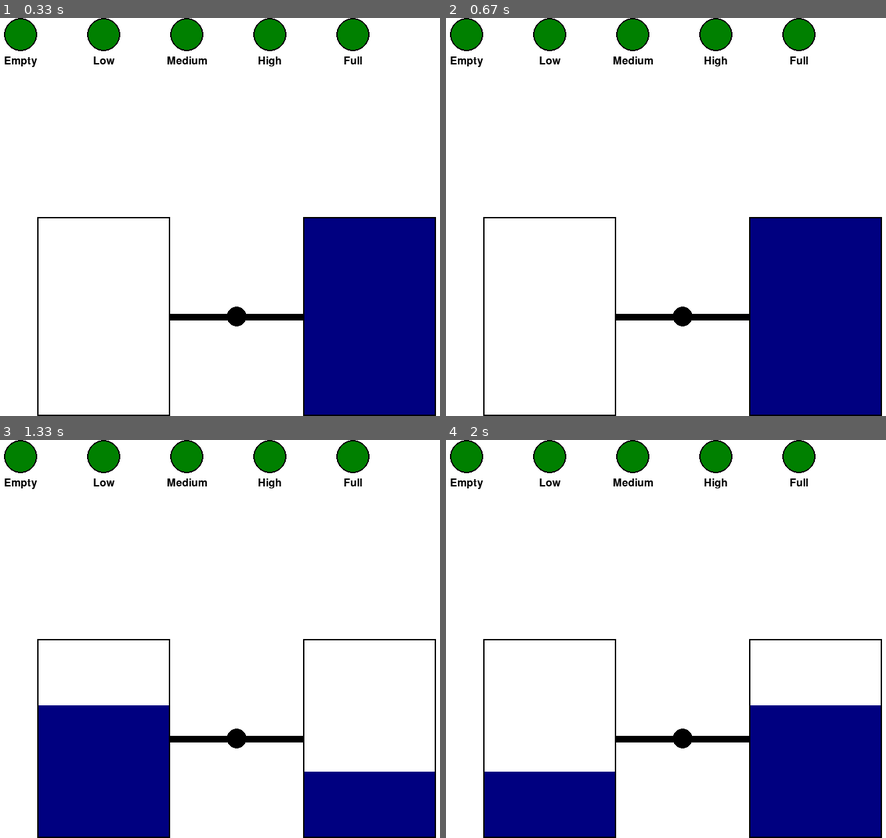
Above: before the commit, frames 1-4 (two rows, left to right).
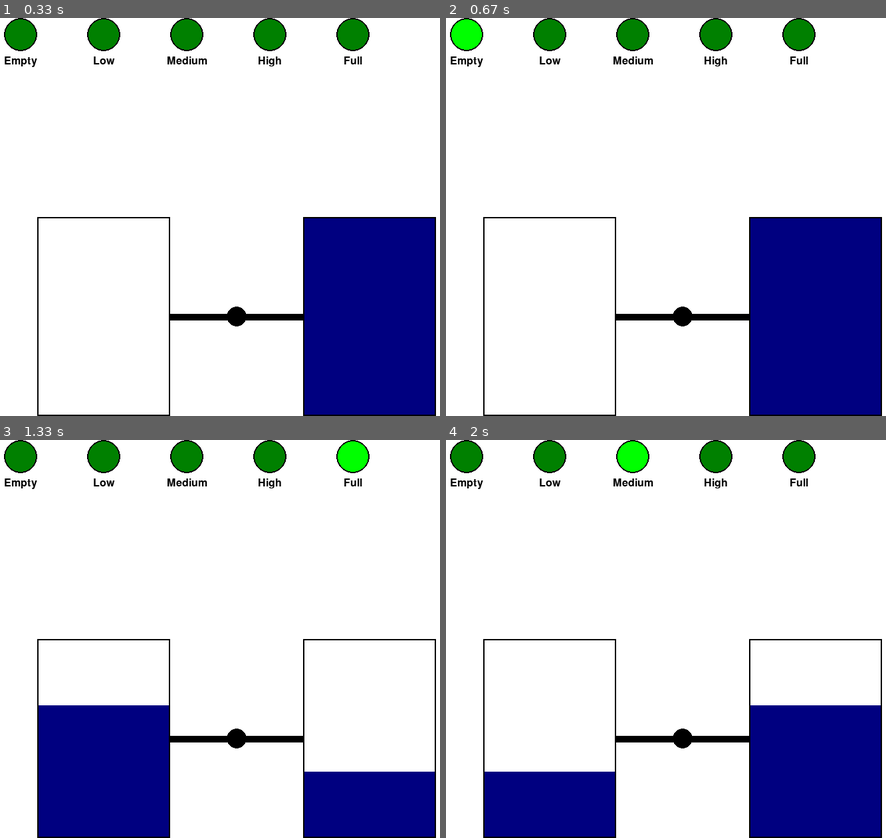
Above: after the commit, the same moments.

Repository: GustavoHessVL/Water-Tank-Control
Game: pygame game, started from Pygame/main.py
Two runs of this game, one before a commit and one after it. Both use one fixed random seed, a clock stepped at 60 frames per second and the inputs below.
Inputs (mouse positions are in pixels of both pictures, inside the frame that each line leads up to):
- Up to frame 1 (0.33 s): no input
- Up to frame 2 (0.67 s): click (468, 33) at 0.38 s
- Up to frame 3 (1.33 s): click (105, 455) at 0.72 s; click (352, 455) at 1.05 s
- Up to frame 4 (2 s): click (630, 455) at 1.88 s

Frame 1 is identical in both runs. In frame 2, 0.4% of the frame differs, in the area x 1-9%, y 0-8%; in frame 3, 0.4%; in frame 4, 0.4%.

Commit message:
New selected button function

Diff:
--- a/Pygame/main.py
+++ b/Pygame/main.py
@@ -44,6 +44,9 @@
     4: '0011010101',  # Full
 }
 
+# Variable to store the index of the selected button
+selected_button = None
+
 # Main game loop
 running = True
 while running:
@@ -69,6 +72,9 @@
                     # Send the binary data to the hardware
                     ser.write(binary_data.encode())
 
+                    # Update the selected button
+                    selected_button = i
+
     # Draw tanks
     tank1.draw(screen)
     tank2.draw(screen)
@@ -79,9 +85,10 @@
     # Draw bomb
     draw_bomb(screen, bomb_position[0], bomb_position[1], radius=15)
 
-    # Draw round buttons with labels
+    # Draw round buttons with labels and highlight the selected button
     for i, pos in enumerate(button_positions):
-        pygame.draw.circle(screen, (0, 128, 0), pos, button_radius)
+        color = (0, 128, 0) if i != selected_button else (0, 255, 0)  # Highlight the selected button with a different color
+        pygame.draw.circle(screen, color, pos, button_radius)
         pygame.draw.circle(screen, (0, 0, 0), pos, button_radius, 2)
 
         # Draw button labels
